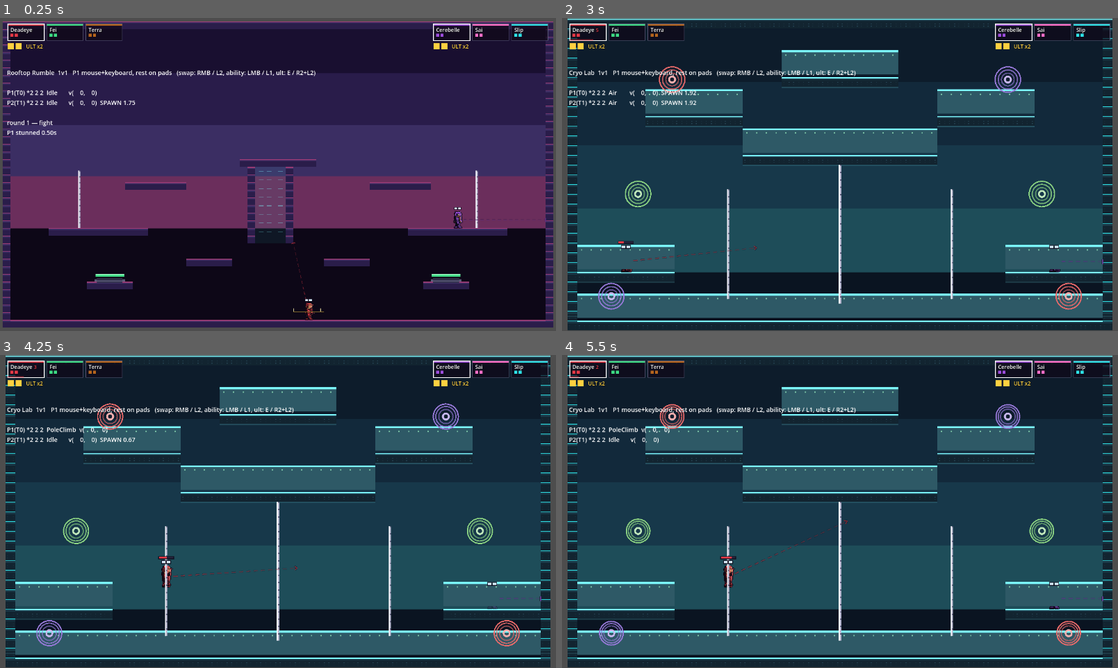
Above: before the commit, frames 1-4 (two rows, left to right).
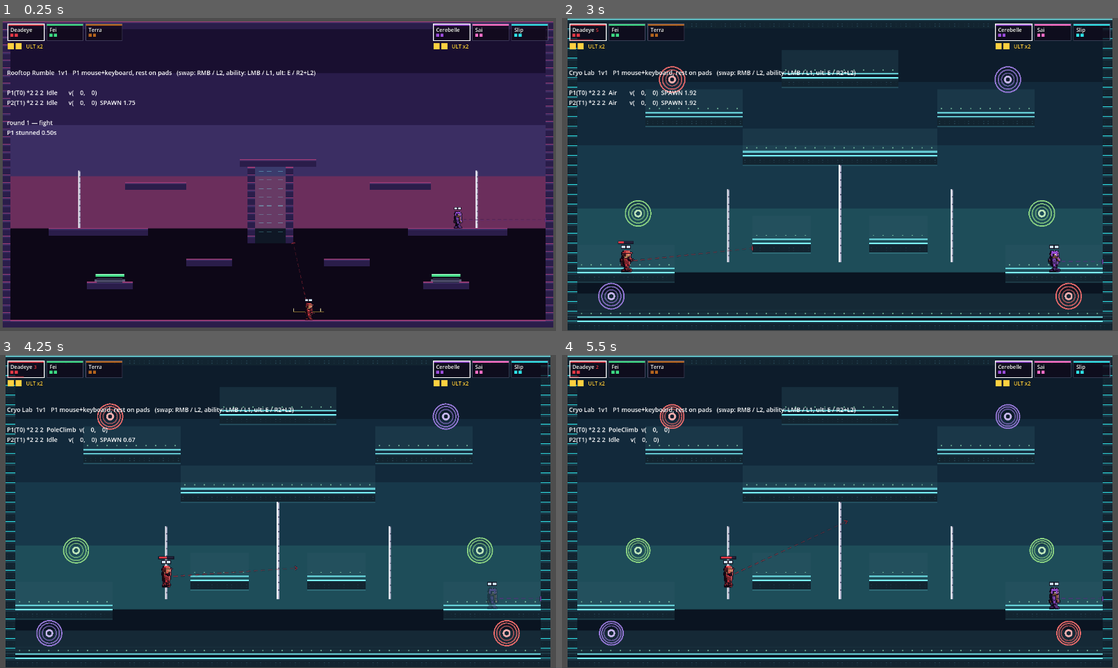
Above: after the commit, the same moments.

Repository: evanli02/stomp-fight-prototype
Game: Godot game, scene res://tests/terrain_harness.tscn
Same seed, same stepped clock (60 frames per second), same inputs: the game is played once before the commit and once after it. This scene is started directly instead of the project's main scene.
Inputs (mouse positions are in pixels of both pictures, inside the frame that each line leads up to):
- Up to frame 1 (0.25 s): no input
- Up to frame 2 (3 s): tap Enter at 0.5 s; move the mouse to (962, 158) at 0.52 s; hold D 0.53-1.25 s; tap Shift at 0.6, 2.1 s; click (962, 158) at 0.67 s; tap Space (p0_jump) at 0.77 s; drag from (728, 190) to (901, 305) at 1.27 s; move the mouse to (895, 105) at 2.02 s; hold A 2.03-2.75 s; drag from (812, 237) to (1017, 227) at 2.77 s
- Up to frame 3 (4.25 s): move the mouse to (444, 558) at 3.52 s; hold D from 3.53 s (still down); tap Shift at 3.6 s; tap Space (p0_jump) at 3.77 s
- Up to frame 4 (5.5 s): release D at 4.25 s; drag from (673, 464) to (1056, 589) at 4.27 s; move the mouse to (867, 511) at 5.02 s; hold D from 5.03 s (still down); tap Shift at 5.1 s; click (867, 511) at 5.17 s

The runs differ from the first frame. In frame 1, less than 0.1% of the frame differs, in the area x 54-57%, y 93-94%; in frame 2, 16%; in frame 3, 16%; in frame 4, 16%, in the area x 2-98%, y 10-96%.

Commit message:
fix(stage): cryo poles out of reach, bodies visible, steps between the poles
The "barriers covering the characters" were the ice sheets. Ice drew an
opaque fill across the 40px band a body stands in, and terrain is
add_child'd by the stage AFTER the scene-placed players, so at equal
z-index the later sibling won and every iced surface painted straight
over whoever was standing on it. Rebuilding Cryo with ice everywhere is
what made a long-standing ordering bug impossible to miss.

Fixed at both ends, because either alone would leave the other wrong:
players now sit at z_index 5 so bodies are always above terrain (this
also covers poles and portals, which had the same problem less visibly),
and Ice is translucent so it reads as a surface sheen instead of a wall.
Its sheen line moved to the bottom edge of the element too - the sheet
sits a body-height above the surface it makes slippery, so the bottom is
where the ground actually is.

Poles now all end at y=400. A standing body's head is at y=455, so every
pole takes a real jump to reach rather than being walked into. The
harness asserts it, since "grabbable from the ground" is not visible in
the numbers.

Green portals 288 -> 320.

Two 96px steps at y=368, between the poles and 48px under the green
portals. Note this is halfway between the green portals and the LOW
SHELVES, not the centre slab: halfway to the slab lands at y=272, and a
body standing there would have its head inside the slab. Added a headroom
check to the harness so that class of mistake fails a test instead of
being discovered by standing in it.

Terrain harness 57 -> 59.

Co-Authored-By: Claude Opus 5 <noreply@anthropic.com>

Diff:
--- a/src/player/player.gd
+++ b/src/player/player.gd
@@ -118,6 +118,11 @@
 @onready var head_shape_crouch: CollisionShape2D = %HeadShapeCrouch
 
 func _ready() -> void:
+	# Above terrain, always. Terrain elements are add_child'd by the stage AFTER
+	# the scene-placed bodies, so at equal z-index the later sibling wins and an
+	# ice sheet or a portal paints straight over the character. The overlays
+	# parented to this node ride along on top of it (z_index is relative).
+	z_index = 5
 	# Abilities find their targets through this group rather than by walking the
 	# scene, so a stage can arrange its bodies however it likes.
 	add_to_group(&"players")
--- a/src/stage/cryo_lab.gd
+++ b/src/stage/cryo_lab.gd
@@ -27,6 +27,7 @@
 const CROWN_TOP: float = 96.0     ## small platform under the ceiling
 const LEDGE_TOP: float = 160.0    ## upper side ledges
 const SLAB_TOP: float = 224.0     ## the wide centre slab
+const STEP_TOP: float = 368.0     ## two small steps between the poles
 const SHELF_TOP: float = 416.0    ## low side shelves, 80px above the floor
 
 ## The centre slab, and the flanking ledges that meet its edges.
@@ -71,6 +72,8 @@
 		Rect2(128.0, LEDGE_TOP, 160.0, 16.0),                     # upper left
 		Rect2(608.0, LEDGE_TOP, 160.0, 16.0),                     # upper right
 		Rect2(SLAB_LEFT, SLAB_TOP, SLAB_RIGHT - SLAB_LEFT, 16.0), # centre slab
+		Rect2(304.0, STEP_TOP, 96.0, 16.0),                       # step, left of centre
+		Rect2(496.0, STEP_TOP, 96.0, 16.0),                       # step, right of centre
 		Rect2(16.0, SHELF_TOP, 160.0, 16.0),                      # low left shelf
 		Rect2(720.0, SHELF_TOP, 160.0, 16.0),                     # low right shelf
 	]
@@ -108,18 +111,22 @@
 ## ceiling. Clear of the edge, the climb ends with a jump onto the slab, and the
 ## lower chamber has a way up that is not a portal.
 ##
-## The middle one stays under the slab and runs longer, exactly as drawn. It
-## cannot reach the top, and that is its job: it is the reposition and dash
-## refill in the middle of the room, not a route.
+## The middle one hangs off the slab's underside and runs longest, exactly as
+## drawn. It cannot reach the top, and that is its job: it is the reposition and
+## dash refill in the middle of the room, not a route.
+## Every pole now ends at POLE_BOTTOM, well clear of a standing body's head, so
+## reaching one is a jump rather than something you walk into.
+const POLE_BOTTOM: float = 400.0
+
 func _build_poles() -> void:
 	for x: float in [264.0, 632.0]:
-		_pole(Vector2(x, 370.0), 180.0)
-	_pole(Vector2(448.0, 354.0), 228.0)
+		_pole(x, 280.0)
+	_pole(448.0, SLAB_TOP + 16.0)   # the long one, hanging off the slab
 
-func _pole(at: Vector2, length: float) -> void:
+func _pole(x: float, top: float) -> void:
 	var pole := Pole.new()
-	pole.size = Vector2(8, length)
-	pole.position = at
+	pole.size = Vector2(8, POLE_BOTTOM - top)
+	pole.position = Vector2(x, (top + POLE_BOTTOM) * 0.5)
 	add_child(pole)
 
 ## Three pairs. Both ends of a pair face the same way, so velocity comes out of
@@ -132,8 +139,9 @@
 	_pair(Vector2(72.0, 456.0), Vector2(724.0, 100.0), COL_PURPLE)
 	# The flat one, floating at mid height on both sides: reachable by jumping off
 	# a low shelf or by dropping off the outer end of an upper ledge, and the only
-	# pair you cannot simply walk into.
-	_pair(Vector2(116.0, 288.0), Vector2(780.0, 288.0), COL_GREEN)
+	# pair you cannot simply walk into. Sits 48px above the steps, so the steps
+	# are the run-up to it as well as the way onto the poles.
+	_pair(Vector2(116.0, 320.0), Vector2(780.0, 320.0), COL_GREEN)
 
 func _pair(a_at: Vector2, b_at: Vector2, accent: Color) -> void:
 	var a := _portal(a_at, accent)
--- a/src/stage/terrain/ice.gd
+++ b/src/stage/terrain/ice.gd
@@ -8,7 +8,9 @@
 ## grip without the element having to notice.
 
 @export var slip: float = 1.0
-@export var tint: Color = Color(0.18, 0.35, 0.40)
+## Translucent on purpose: an ice sheet covers the band a body stands in, so an
+## opaque fill hides both the ground texture under it and anyone standing on it.
+@export var tint: Color = Color(0.18, 0.35, 0.40, 0.30)
 
 func physics_effect(p: Player, _delta: float) -> void:
 	if p.is_on_floor():
@@ -17,7 +19,10 @@
 func _draw() -> void:
 	var half := size * 0.5
 	draw_rect(Rect2(-half, size), tint)
-	draw_rect(Rect2(-half, Vector2(size.x, 3)), Color(0.49, 0.98, 1.0))
+	# Sheen along the BOTTOM edge: the element sits a body-height above the
+	# surface it makes slippery, so the bottom is where the ground actually is.
+	draw_rect(Rect2(Vector2(-half.x, half.y - 3), Vector2(size.x, 3)),
+		Color(0.49, 0.98, 1.0, 0.75))
 	for i in int(size.x / 16.0):
-		draw_rect(Rect2(-half + Vector2(6 + i * 16, 7), Vector2(2, 2)),
-			Color(0.64, 0.98, 0.78, 0.7))
+		draw_rect(Rect2(Vector2(-half.x + 6 + i * 16, half.y - 9), Vector2(2, 2)),
+			Color(0.64, 0.98, 0.78, 0.6))
--- a/tests/terrain_harness.gd
+++ b/tests/terrain_harness.gd
@@ -351,6 +351,19 @@
 			lines += 1
 	check("cryo lab has no stun lines left", lines == 0, "lines=%d" % lines)
 	check("cryo lab hangs three poles", poles == 3, "poles=%d" % poles)
+	# Poles have to be out of reach from the ground: a body standing on the floor
+	# tops out at FLOOR - 41, and a pole you can touch while standing is a ladder,
+	# not a leap.
+	var standing_head: float = 496.0 - 41.0
+	var low := ""
+	for child in lab.get_children():
+		var pole := child as Pole
+		if pole == null:
+			continue
+		var bottom: float = pole.position.y + pole.size.y * 0.5
+		if bottom > standing_head - 20.0:
+			low += " pole at %s reaches %.0f" % [pole.position, bottom]
+	check("no pole can be grabbed without jumping", low.is_empty(), low)
 	check("cryo lab places three portal pairs", portals.size() == 6,
 		"portals=%d" % portals.size())
 
@@ -372,6 +385,19 @@
 	check("the floor is iced too", ice.size() == surfaces.size() + 1,
 		"sheets=%d surfaces=%d" % [ice.size(), surfaces.size()])
 
+	# Every platform needs a body's height of clearance under whatever is above
+	# it, or it is decoration you cannot stand on.
+	var crushed := ""
+	for block: Rect2 in surfaces:
+		for other: Rect2 in surfaces:
+			if other == block or other.position.y >= block.position.y:
+				continue
+			var overlaps: bool = other.position.x < block.position.x + block.size.x 				and other.position.x + other.size.x > block.position.x
+			var headroom: float = block.position.y - (other.position.y + other.size.y)
+			if overlaps and headroom < 36.0:
+				crushed += " %s under %s (%.0fpx)" % [block, other, headroom]
+	check("every platform has standing headroom", crushed.is_empty(), crushed)
+
 	# Pairs point at their own partner, and partners share a colour. A pair wired
 	# to the wrong end would still teleport, just not where the colour promised.
 	var wired := true
Not shown, changed: docs/DESIGN.md
Not shown, changed: docs/MAPS.md
